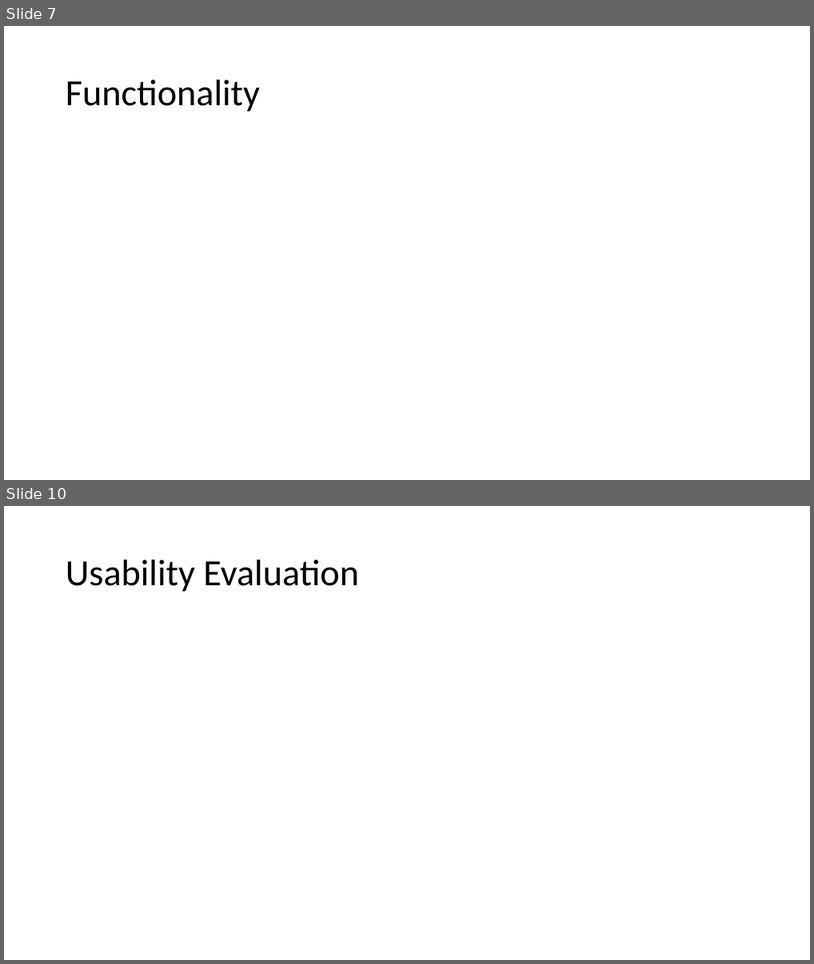
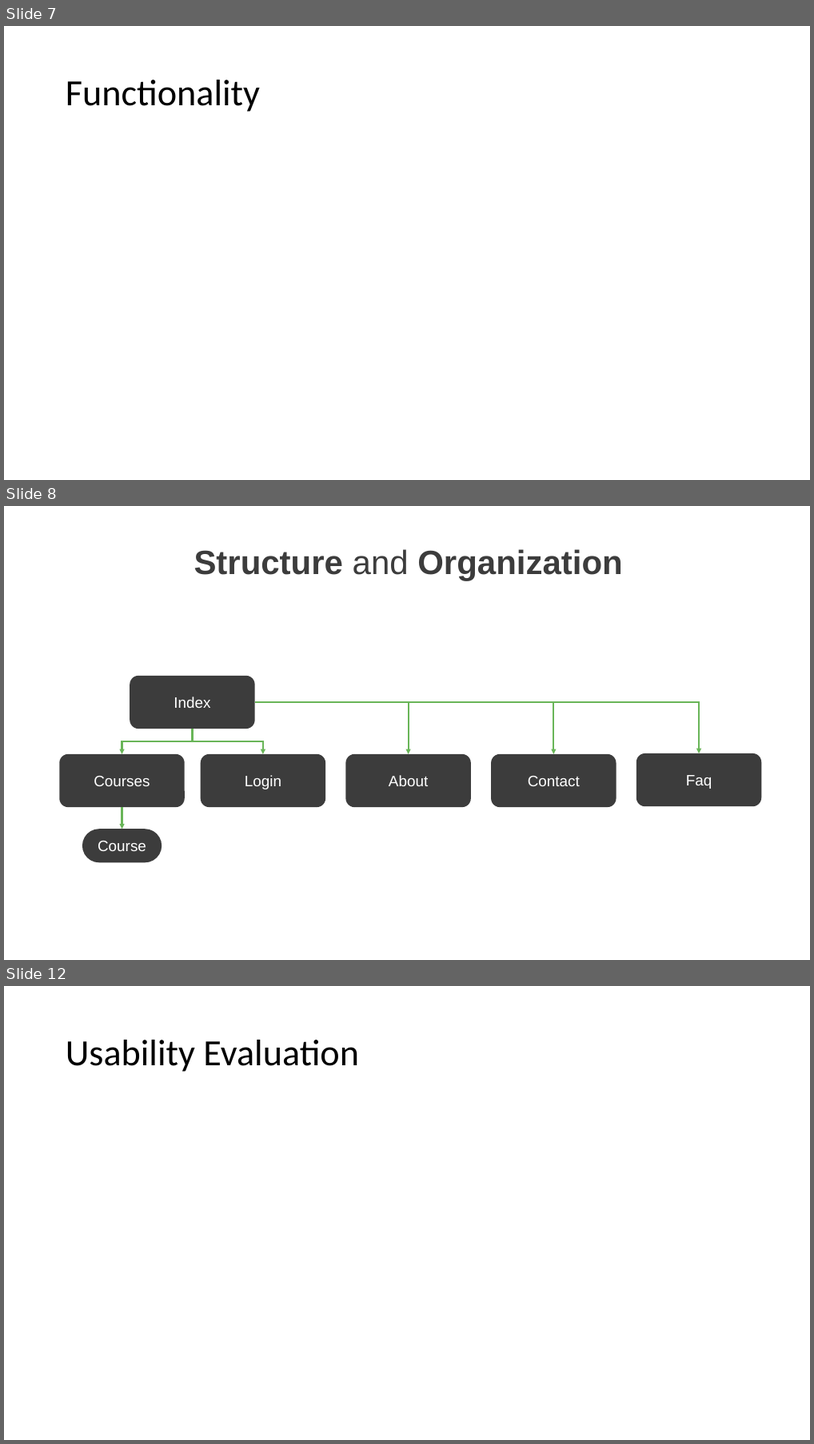
Before and after one commit to mmmarkyb/int-elligence, a slide deck: report/presentation.pptx. Shown one above the other, each under a label of ours: slides 7 and 10 before the commit, slides 7, 8 and 12 after it; the slides between them are not shown. The pictures are 814x964 and 814x1444 pixels, drawn with LibreOffice and Linux fonts; fonts in the diff are those of the drawing. Boxes give left, top, right and bottom in pixels: in the first picture for what was removed or moved away, otherwise in the second. Text is boxed around its words. In the diff, an @@ line names an element or a change of style, - is before the commit and + after.

```diff
--- a/report/presentation.pptx
+++ b/report/presentation.pptx
@@ slide 8 added at (x1=4, y1=506, x2=810, y2=960), background #FFFFFF @@
@@ text added at (x1=194, y1=549, x2=622, y2=580), 40 pt, text #3C3C3C, bold @@
+Structure and Organization
@@ elbow arrow added from (255, 702) to (409, 754), #69B558 2 pt @@
@@ elbow arrow added from (255, 702) to (554, 754), #69B558 2 pt @@
@@ elbow arrow added from (255, 702) to (700, 753), #69B558 2 pt @@
@@ elbow arrow added from (192, 728) to (122, 754), #69B558 2 pt @@
@@ elbow arrow added from (192, 728) to (263, 754), #69B558 2 pt @@
@@ group added at (x1=60, y1=676, x2=762, y2=862): 7 rounded rectangles @@
+Index
+Courses
+Login
+Course
+About
+Contact
+Faq
@@ arrow added from (122, 808) to (122, 828), #69B558 2 pt @@
@@ what was slide 10 is now slide 12 @@
```
Also in this commit, not shown: 4 slides changed, 4 other slides added, 3 slides removed.
